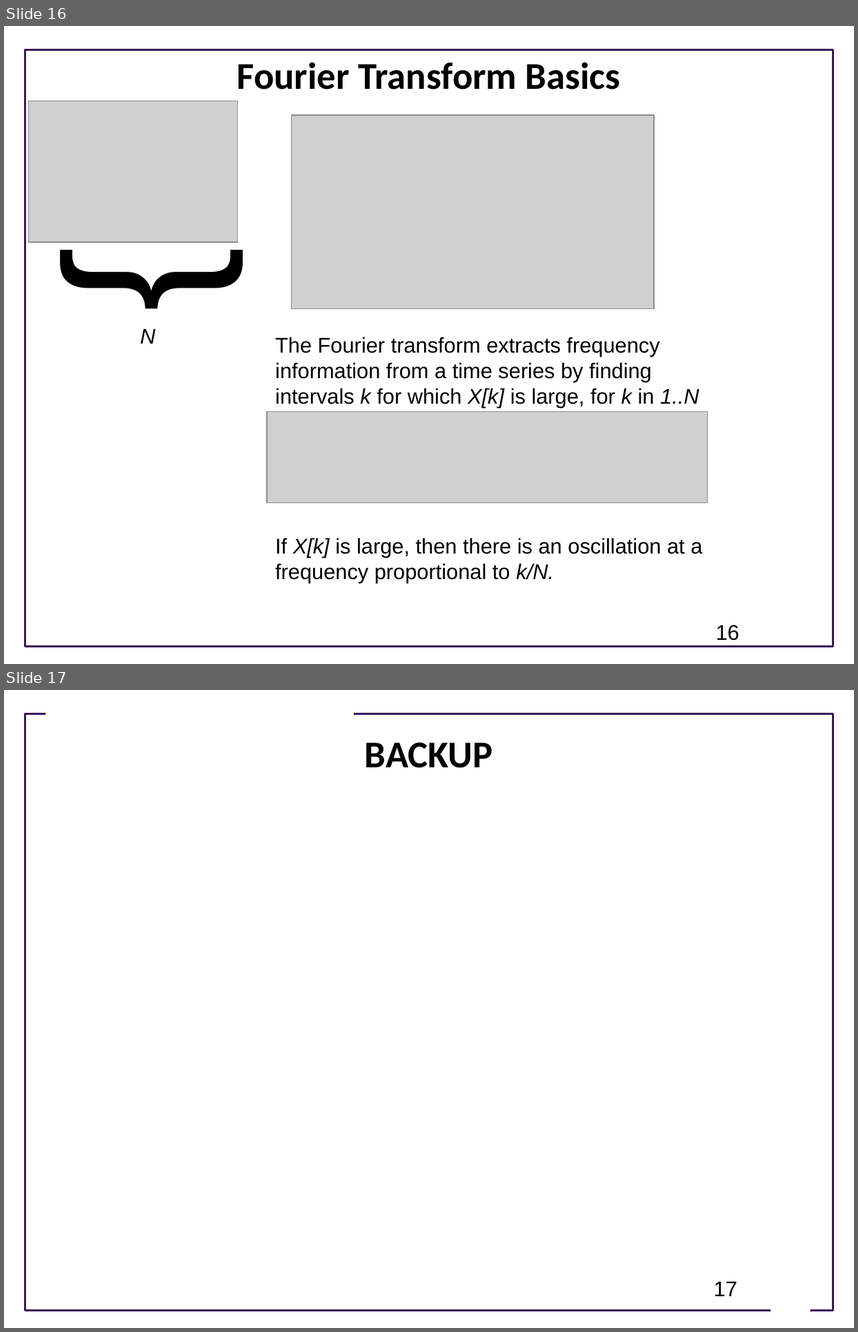
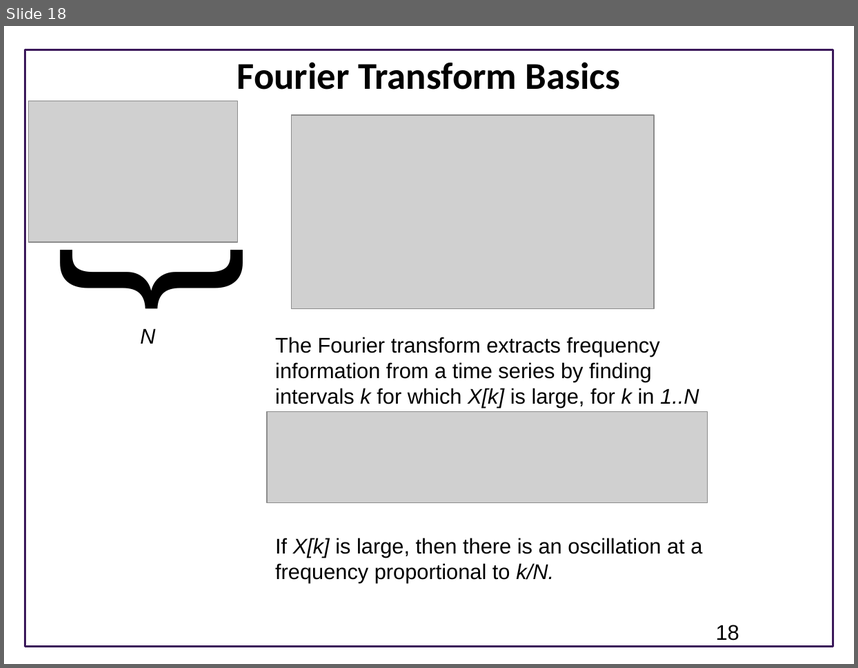
Before and after one commit to ModelEngineering/BIOEN-437, a slide deck: Lectures/Design-Of-Experiments/doe_overview.pptx. Shown one above the other, each under a label of ours: slides 16 and 17 before the commit, slide 18 after it. The pictures are 858x1332 and 858x668 pixels, drawn with LibreOffice and Linux fonts; fonts in the diff are those of the drawing; grey boxes stand for pictures; background and template pictures are left out. Boxes give left, top, right and bottom in pixels: in the first picture for what was removed or moved away, otherwise in the second. Text is boxed around its words. In the diff, an @@ line names an element or a change of style, - is before the commit and + after.

```diff
--- a/Lectures/Design-Of-Experiments/doe_overview.pptx
+++ b/Lectures/Design-Of-Experiments/doe_overview.pptx
@@ slide 17 removed at [4,690,854,1328], background #FFFFFF; not listed: 1 template element that a slide beside it also shows @@
@@ rectangle removed at [45,704,353,725] @@
@@ title removed at [365,742,493,768] @@
-BACKUP
@@ page number removed at [714,1281,737,1296] @@
-17
@@ trapezoid removed at [763,1280,818,1317] @@
@@ what was slide 16 is now slide 18 @@
@@ page number at [716,624,740,640]: text changed @@
-16
+18
```
Also in this commit, not shown: 10 slides changed, 2 slides added, 2 other slides removed.
